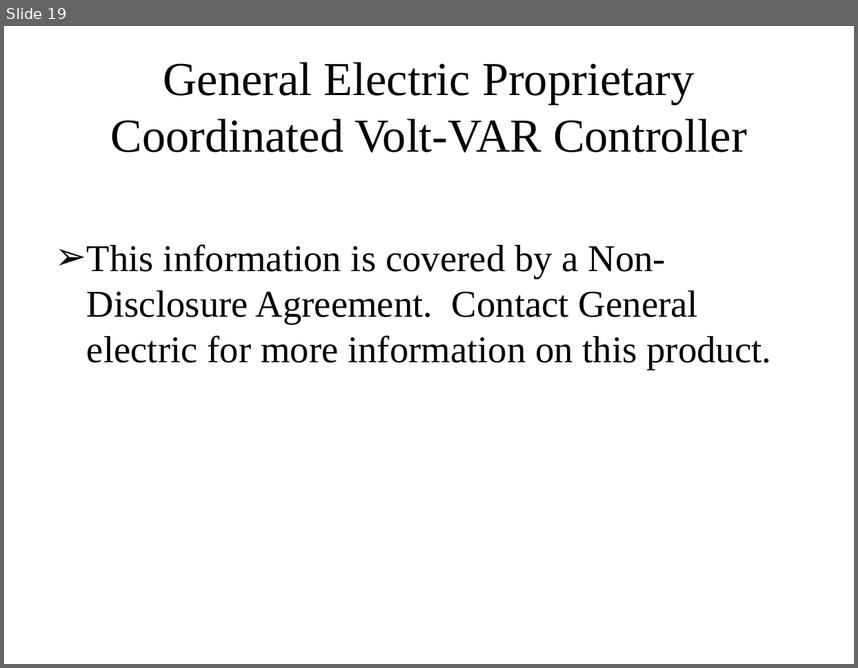
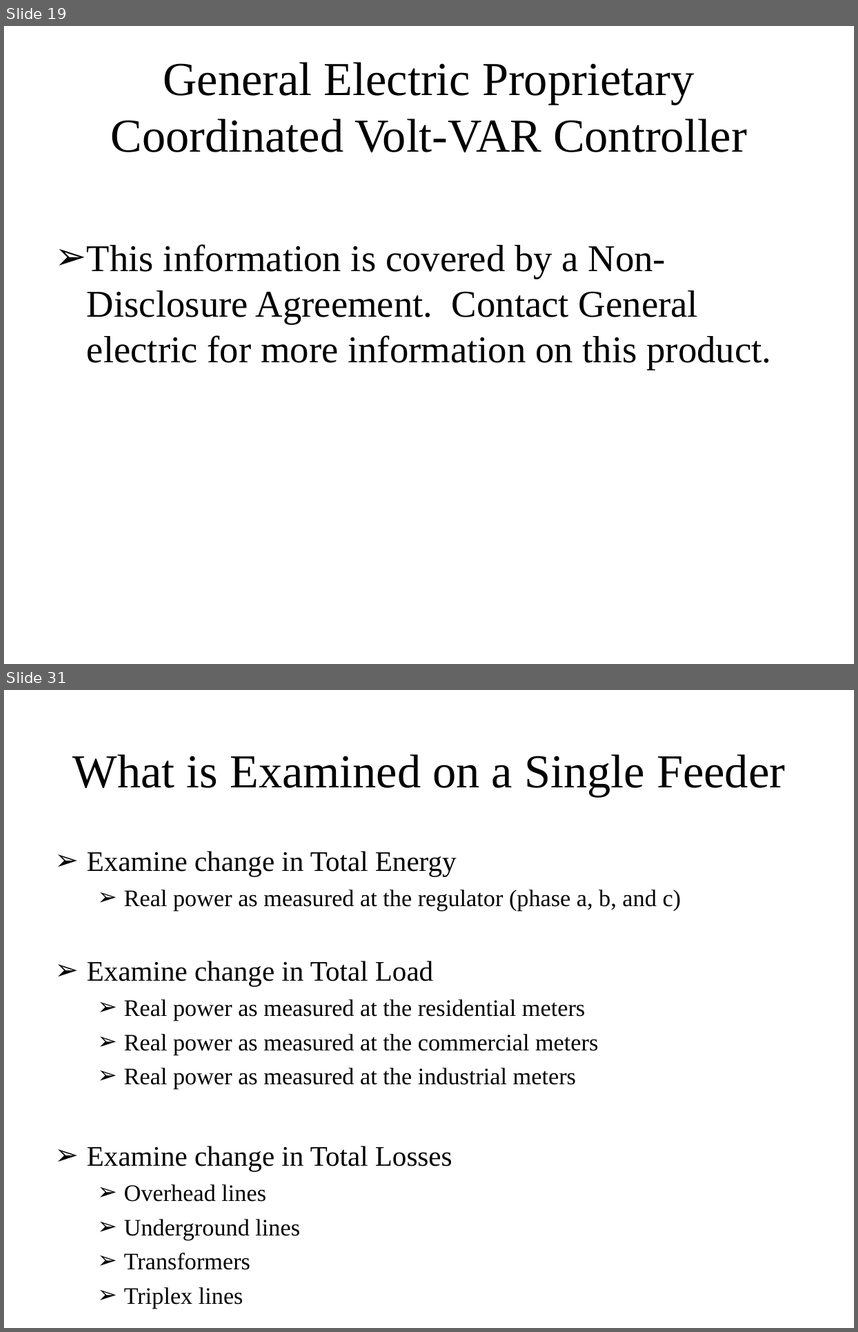
Before and after one commit to gridlab-d/course, a slide deck: Distribution_Analysis_Course/2.0 - CVR.ppt. Shown one above the other, each under a label of ours: slide 19 before the commit, slides 19 and 31 after it; the slides between them are not shown. The pictures are 858x668 and 858x1332 pixels, drawn with LibreOffice and Linux fonts; fonts in the diff are those of the drawing. Boxes give left, top, right and bottom in pixels: in the first picture for what was removed or moved away, otherwise in the second. Text is boxed around its words. In the diff, an @@ line names an element or a change of style, - is before the commit and + after.

```diff
--- a/Distribution_Analysis_Course/2.0 - CVR.ppt
+++ b/Distribution_Analysis_Course/2.0 - CVR.ppt
@@ slide 31 added at box(4, 690, 854, 1328), background #FFFFFF @@
@@ title added at box(73, 754, 785, 796), 40 pt, text #000000 @@
+What is Examined on a Single Feeder
@@ text added at box(87, 851, 682, 1308), 20 pt, text #000000 @@
+➢ Examine change in Total Energy
+  ➢ Real power as measured at the regulator (phase a, b, and c)
+➢ Examine change in Total Load
+  ➢ Real power as measured at the residential meters
+  ➢ Real power as measured at the commercial meters
+  ➢ Real power as measured at the industrial meters
+➢ Examine change in Total Losses
+  ➢ Overhead lines
+  ➢ Underground lines
+  ➢ Transformers
+  ➢ Triplex lines
```
Also in this commit, not shown: 2 slides changed, 16 other slides added, 28 slides removed, 2 other files.
